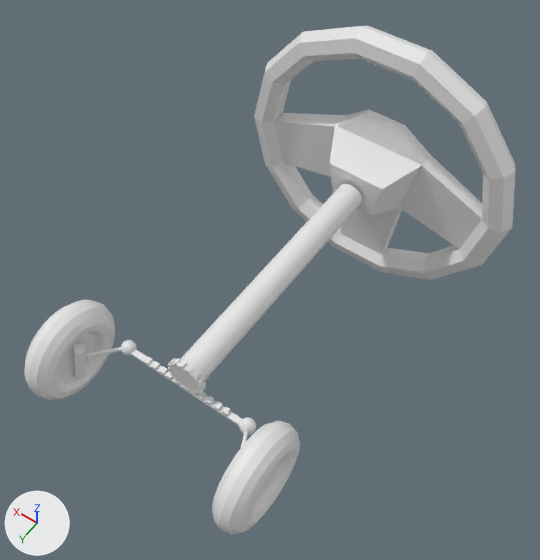
What one commit did to the glTF model public/assets/steering_wheel.glb.
Camera for both pictures: a camera (50 mm lens) standing at (-1.78, 1.63, 3.99) and looking at (0.0, -0.85, 0.08). The axes (+X, +Y, +Z) are drawn at lower left. The lights are the same throughout. Where no turn or scale is listed for an object, it has been applied to the vertices.

The scene before the commit, as lines of its bpy script (objects in view):
```python
me_cylinder = bpy.data.meshes.new('Cylinder')
me_cylinder.from_pydata(...)  # 224 vertices, 444 faces; spans x -0.13..0.13, y -0.92..0.96, z -0.13..0.13
me_sphere = bpy.data.meshes.new('Sphere')
me_sphere.from_pydata(...)  # 554 vertices, 1104 faces; spans x -1.0..4.96, y -1.0..6.43, z -2.98..2.59
me_sphere_001 = bpy.data.meshes.new('Sphere.001')
me_sphere_001.from_pydata(...)  # 554 vertices, 1104 faces; spans x -1.0..4.46, y -1.0..6.88, z -2.98..2.59
me_torus_003 = bpy.data.meshes.new('Torus.003')
me_torus_003.from_pydata(...)  # 1104 vertices, 2286 faces; spans x -0.105..0.105, y -0.35..0.35, z -0.35..0.35
me_torus_004 = bpy.data.meshes.new('Torus.004')
me_torus_004.from_pydata(...)  # 1104 vertices, 2286 faces; spans x -0.105..0.105, y -0.35..0.35, z -0.35..0.35
ob_cylinder = bpy.data.objects.new('Cylinder', me_cylinder)
ob_cylinder.location = (-0.015, -0.91, 0.071)
ob_sphere = bpy.data.objects.new('Sphere', me_sphere)
ob_sphere.location = (0.484, 0.028, -0.067)
ob_sphere.scale = (0.05, 0.05, 0.05)
ob_sphere_001 = bpy.data.objects.new('Sphere.001', me_sphere_001)
ob_sphere_001.location = (-0.465, 0.028, -0.067)
ob_sphere_001.rotation_euler = (0.0, 0.0, 1.047)  # degrees (0, 0, 60)
ob_sphere_001.scale = (0.05, 0.05, 0.05)
ob_torus_001 = bpy.data.objects.new('Torus.001', me_torus_003)
ob_torus_001.location = (0.764, 0.256, -0.059)
ob_torus_003 = bpy.data.objects.new('Torus.003', me_torus_004)
ob_torus_003.location = (-0.704, 0.256, -0.059)
# also in view: 'Cube' at (-0.01, 0.03, -0.06); 'SteeringWheel' at (0.0, -2.09, 0.08)
```
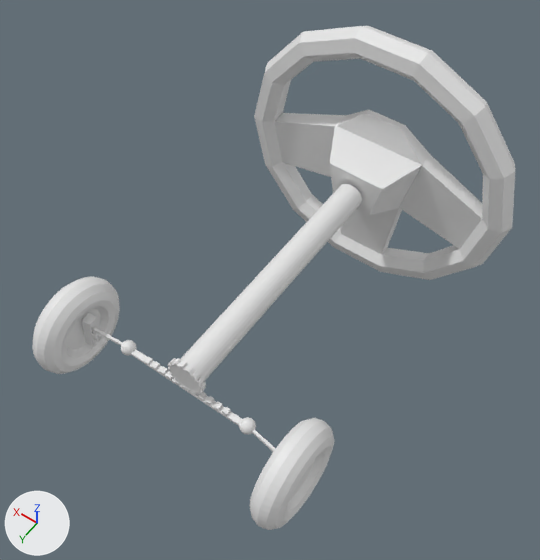
Location of each change, (x1, y1, x2, y2) in pixels of the pictures (540 x 560 px):
'Torus.003', moved: before (212, 421, 300, 534); after (250, 418, 334, 530)
'Torus.001', moved: before (24, 300, 115, 400); after (33, 276, 120, 374)
'Sphere', turned: before (73, 340, 136, 379); after (82, 313, 137, 356)
'Sphere.001', turned: before (239, 417, 256, 447); after (239, 417, 276, 452)

The change, as a list of edits to the scene's bpy script:
```text
Change ob_sphere:
    ob_sphere.rotation_euler: (0.0, 0.0, 0.0) -> (-0.0644, 0.0573, -0.845)  # degrees (0, 0, 0) -> degrees (-3.7, 3.3, -48)
Change ob_torus_001:
    ob_torus_001.location: (0.764, 0.256, -0.059) -> (0.886, 0.085, -0.089)
Change ob_sphere_001:
    ob_sphere_001.rotation_euler: (0.0, 0.0, 1.047) -> (-0.143, 0.0628, 1.982)  # degrees (0, 0, 60) -> degrees (-8.2, 3.6, 114)
Change ob_torus_003:
    ob_torus_003.location: (-0.704, 0.256, -0.059) -> (-0.849, 0.106, -0.099)
```
